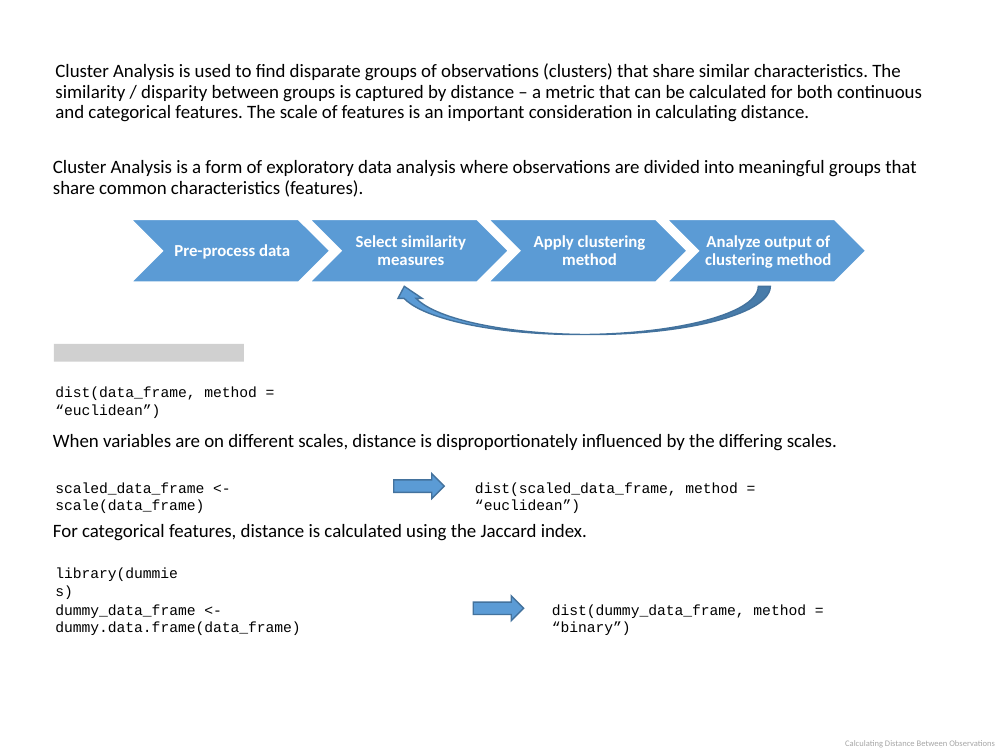
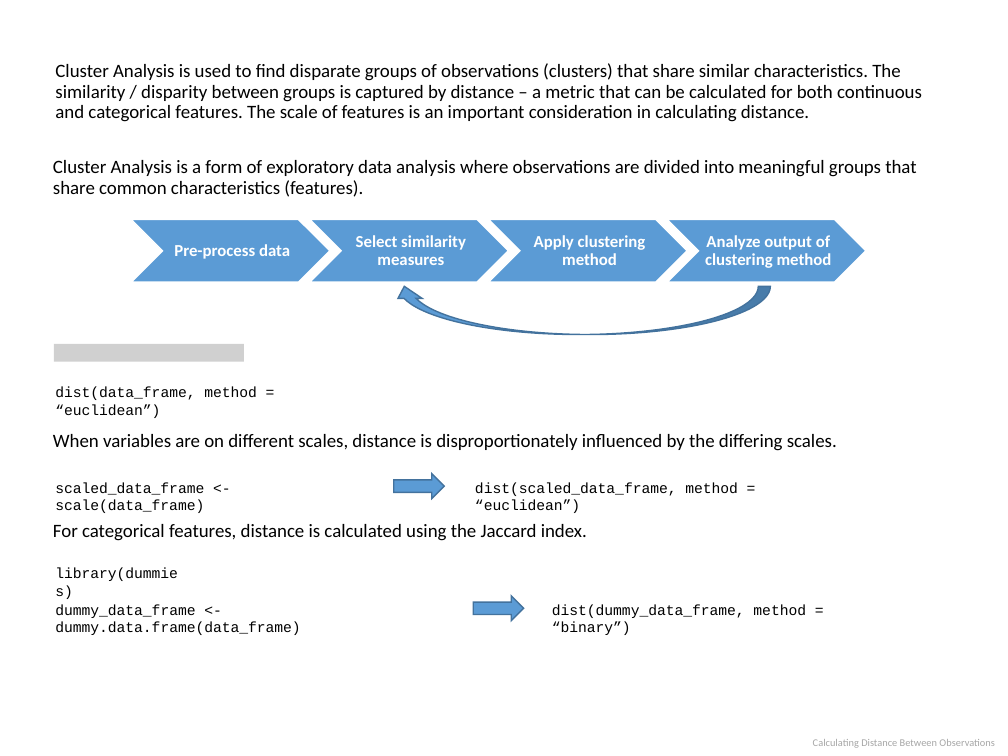
Before and after one commit to parcap/business-education, a slide deck: slide 4 of Track - Machine Learning/Cluster-Analysis-In-R/Cluster Analysis in R.pptx. Drawn at 1008x756 pixels with LibreOffice and Linux fonts; fonts in the diff are those of the drawing; grey boxes stand for pictures. Boxes give left, top, right and bottom in pixels: in the first picture for what was removed or moved away, otherwise in the second. Text is boxed around its words. In the diff, an @@ line names an element or a change of style, - is before the commit and + after.

```diff
--- a/Track - Machine Learning/Cluster-Analysis-In-R/Cluster Analysis in R.pptx
+++ b/Track - Machine Learning/Cluster-Analysis-In-R/Cluster Analysis in R.pptx
@@ text "Calculating Distance Between Observations" at box(813, 739, 994, 748): size 6.1 to 7.4 pt @@
```
Also in this commit, not shown: 4 other slides changed, 1 slide added, 4 other files.
